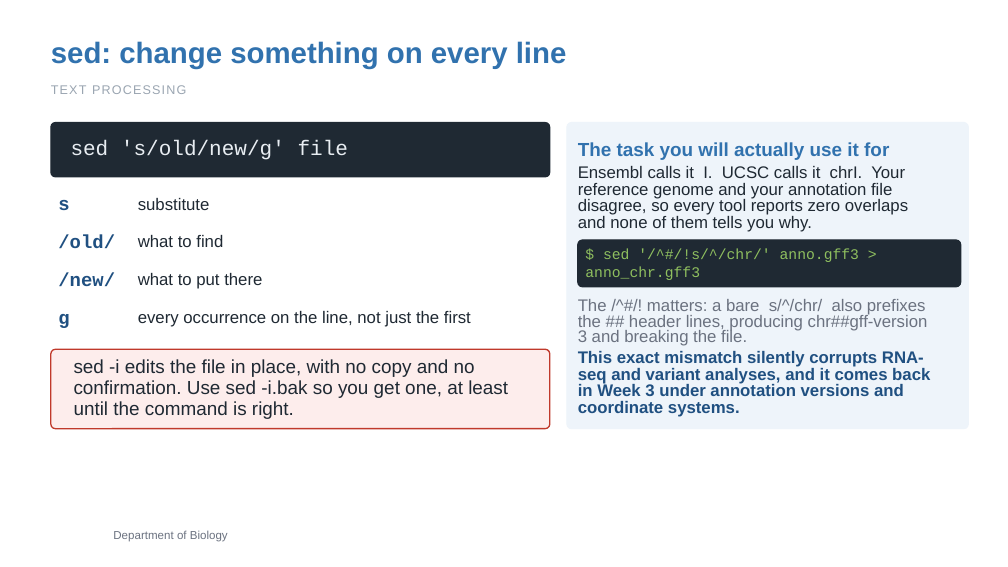
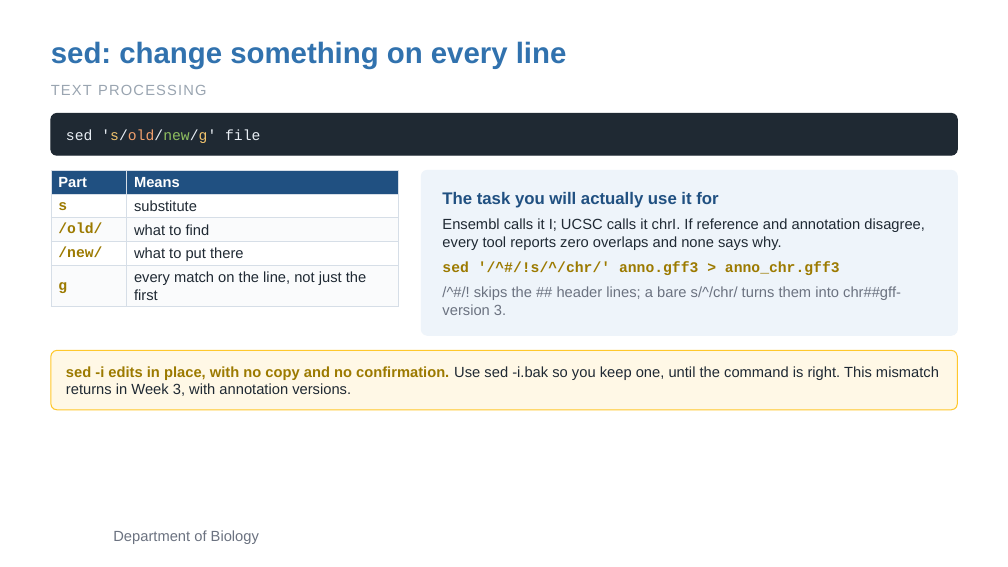
Before and after one commit to zhan4429/TuftsAppliedBioinfo, a slide deck: slide 23 of slides/week-01/Week01_Session1_CommandLine_Text_Git.pptx. Drawn at 1008x567 pixels with LibreOffice and Linux fonts; fonts in the diff are those of the drawing; background and template pictures are left out. Boxes give left, top, right and bottom in pixels: in the first picture for what was removed or moved away, otherwise in the second. Text is boxed around its words. In the diff, an @@ line names an element or a change of style, - is before the commit and + after.

Commit message:
update week1 materials

```diff
--- a/slides/week-01/Week01_Session1_CommandLine_Text_Git.pptx
+++ b/slides/week-01/Week01_Session1_CommandLine_Text_Git.pptx
@@ text "TEXT PROCESSING" at (x1=51, y1=85, x2=207, y2=95): size 12 to 14 pt @@
@@ rounded rectangle at (x1=51, y1=113, x2=957, y2=155): proportions changed @@
@@ rounded rectangle resized from (x1=51, y1=123, x2=550, y2=177) to (x1=51, y1=113, x2=957, y2=155) @@
@@ text "sed 's/old/new/g' file" moved from (x1=71, y1=140, x2=348, y2=160) to (x1=66, y1=129, x2=260, y2=143) @@
@@ text "sed 's/old/new/g' file" at (x1=66, y1=129, x2=260, y2=143): size 20 to 14 pt; text colour #E8EDF2 to #E8EEF4 in "sed 's/old/new/g' file"; text colour #E8EDF2 to #F2C46D, text colour #E8EDF2 to #F2A06D, text colour #E8EDF2 to #8FBF5F in "'s/old/new/g'"; line spacing 1 to 16.8pt; vertical alignment middle to top @@
@@ table added at (x1=51, y1=170, x2=399, y2=306), 5 rows, 2 columns @@
+Part | Means
+s | substitute
+/old/ | what to find
+/new/ | what to put there
+g | every match on the line, not just the first
@@ rounded rectangle resized from (x1=567, y1=123, x2=969, y2=429) to (x1=421, y1=170, x2=957, y2=335) @@
@@ rounded rectangle at (x1=421, y1=170, x2=957, y2=335): proportions changed @@
@@ text removed at (x1=58, y1=200, x2=69, y2=210) @@
-s
@@ text removed at (x1=138, y1=198, x2=210, y2=210) @@
-substitute
@@ text "The task you will actually ..." moved from (x1=578, y1=142, x2=889, y2=160) to (x1=442, y1=192, x2=718, y2=208) @@
@@ text "The task you will actually ..." at (x1=442, y1=192, x2=718, y2=208): size 18 to 16 pt, text colour #3172AE to #205081; line spacing 1 to 19.2pt; vertical alignment middle to top @@
@@ text removed at (x1=58, y1=235, x2=115, y2=249) @@
-/old/
@@ text removed at (x1=138, y1=235, x2=223, y2=247) @@
-what to find
@@ text at (x1=442, y1=218, x2=925, y2=250): text changed; size 16 to 14 pt @@
-Ensembl calls it I. UCSC calls it chrI. Your reference genome and your annotation file disagree, so every tool reports zero overlaps and none of them tells you why.
+Ensembl calls it I; UCSC calls it chrI. If reference and annotation disagree, every tool reports zero overlaps and none says why.
@@ text at (x1=442, y1=261, x2=840, y2=275): text changed; text colour #8FBF5F to #9C7A00; bold on @@
-$ sed '/^#/!s/^/chr/' anno.gff3 > anno_chr.gff3
+sed '/^#/!s/^/chr/' anno.gff3 > anno_chr.gff3
@@ rounded rectangle removed at (x1=578, y1=240, x2=961, y2=287) @@
@@ text removed at (x1=58, y1=273, x2=115, y2=287) @@
-/new/
@@ text removed at (x1=138, y1=273, x2=262, y2=289) @@
-what to put there
@@ vertical alignment middle to top in 4 elements at (x1=442, y1=261, x2=840, y2=275), (x1=66, y1=366, x2=939, y2=396), (x1=442, y1=218, x2=925, y2=250), (x1=442, y1=286, x2=901, y2=315) @@
@@ text at (x1=442, y1=286, x2=901, y2=315): text changed; size 16 to 14 pt @@
-The /^#/! matters: a bare s/^/chr/ also prefixes the ## header lines, producing chr##gff-version 3 and breaking the file.
+/^#/! skips the ## header lines; a bare s/^/chr/ turns them into chr##gff-version 3.
@@ text removed at (x1=58, y1=314, x2=69, y2=328) @@
-g
@@ text removed at (x1=138, y1=311, x2=471, y2=327) @@
-every occurrence on the line, not just the first
@@ rounded rectangle removed at (x1=51, y1=349, x2=550, y2=429) @@
@@ rounded rectangle added at (x1=51, y1=350, x2=957, y2=410), fill #FFF8E6, outline #FFC82C 1 pt @@
@@ text removed at (x1=578, y1=351, x2=930, y2=417) @@
-This exact mismatch silently corrupts RNA-seq and variant analyses, and it comes back in Week 3 under annotation versions and coordinate systems.
@@ text at (x1=66, y1=366, x2=939, y2=396): text changed; size 18 to 14 pt @@
-sed -i edits the file in place, with no copy and no confirmation. Use sed -i.bak so you get one, at least until the command is right.
+sed -i edits in place, with no copy and no confirmation. Use sed -i.bak so you keep one, until the command is right. This mismatch returns in Week 3, with annotation versions.
@@ text "Department of Biology" at (x1=113, y1=530, x2=259, y2=544): size 11 to 14 pt @@
```
Also in this commit, not shown: 19 other slides changed, 4 other files.
